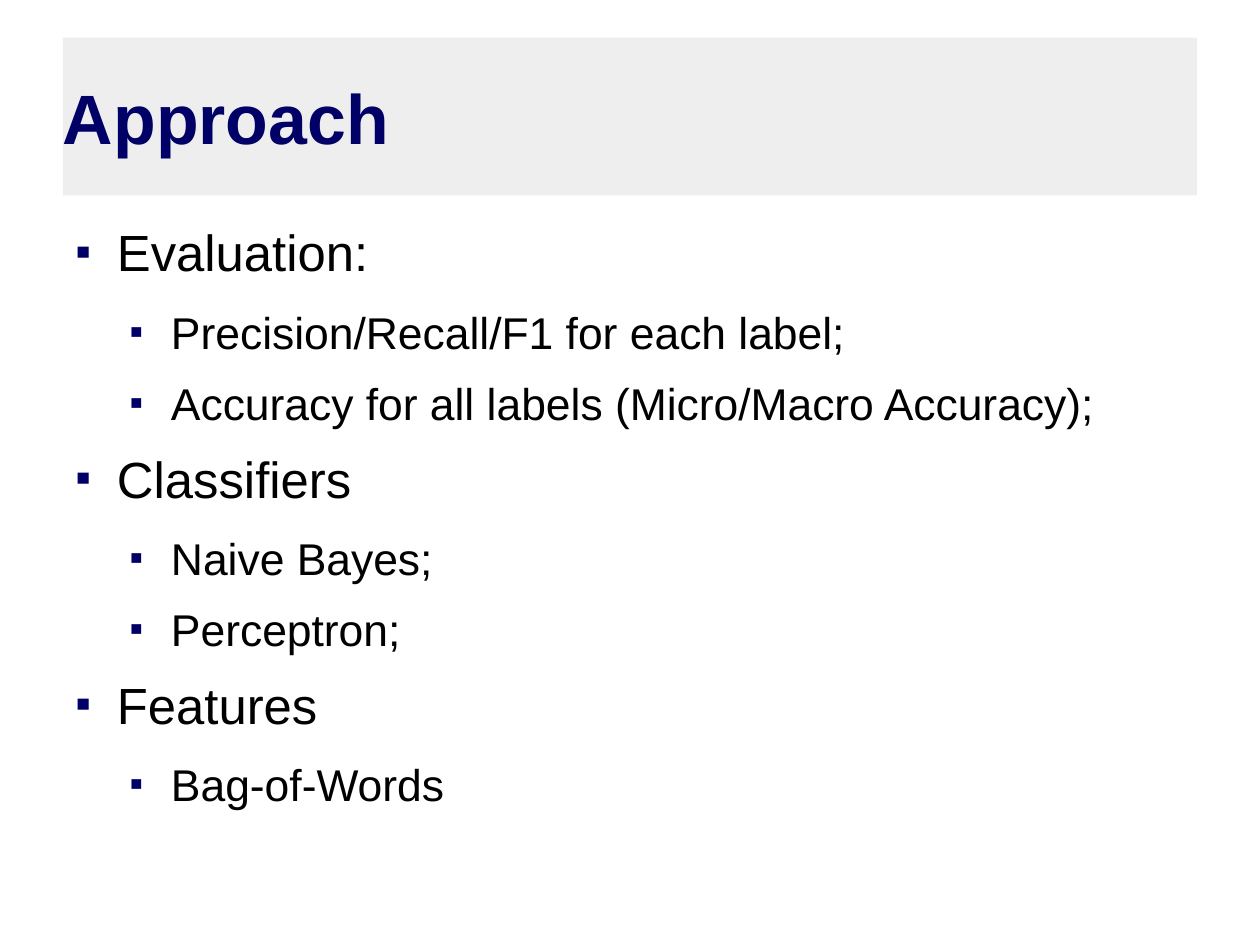
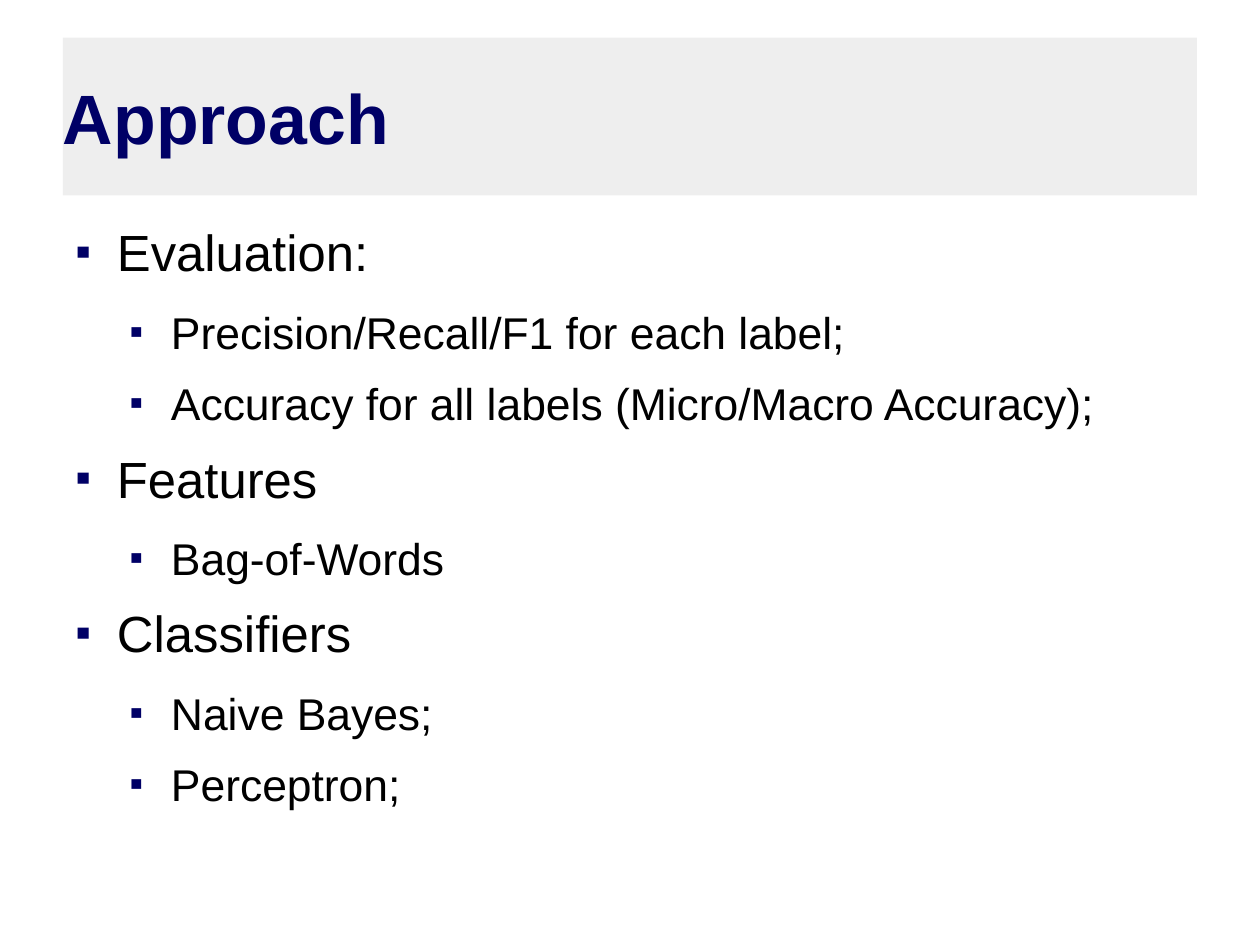
Before and after one commit to theconsummate/twitter-emotion-mining, a slide deck: slide 4 of PresentationTeamLab.odp. Drawn at 1260x945 pixels with LibreOffice and Linux fonts; fonts in the diff are those of the drawing. Boxes give left, top, right and bottom in pixels: in the first picture for what was removed or moved away, otherwise in the second. Text is boxed around its words. In the diff, an @@ line names an element or a change of style, - is before the commit and + after.

```diff
--- a/PresentationTeamLab.odp
+++ b/PresentationTeamLab.odp
@@ text at (117, 463, 444, 584): paragraphs added @@
+■ Features
+  ■ Bag-of-Words
@@ text at (117, 689, 444, 810): paragraphs removed @@
-■ Features
-  ■ Bag-of-Words
```
Also in this commit, not shown: 7 other slides changed, 2 slides added, 2 slides removed.
